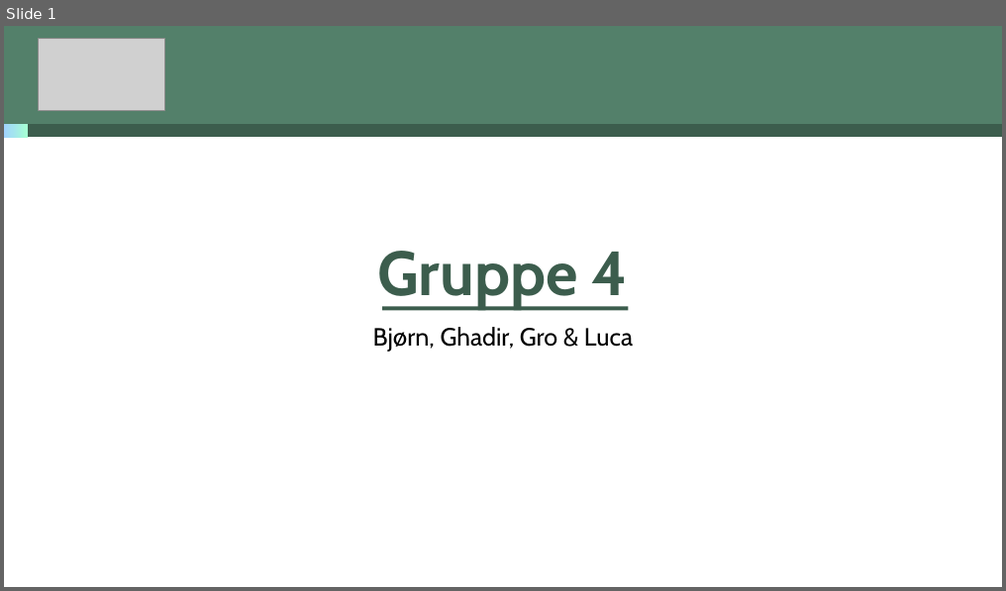
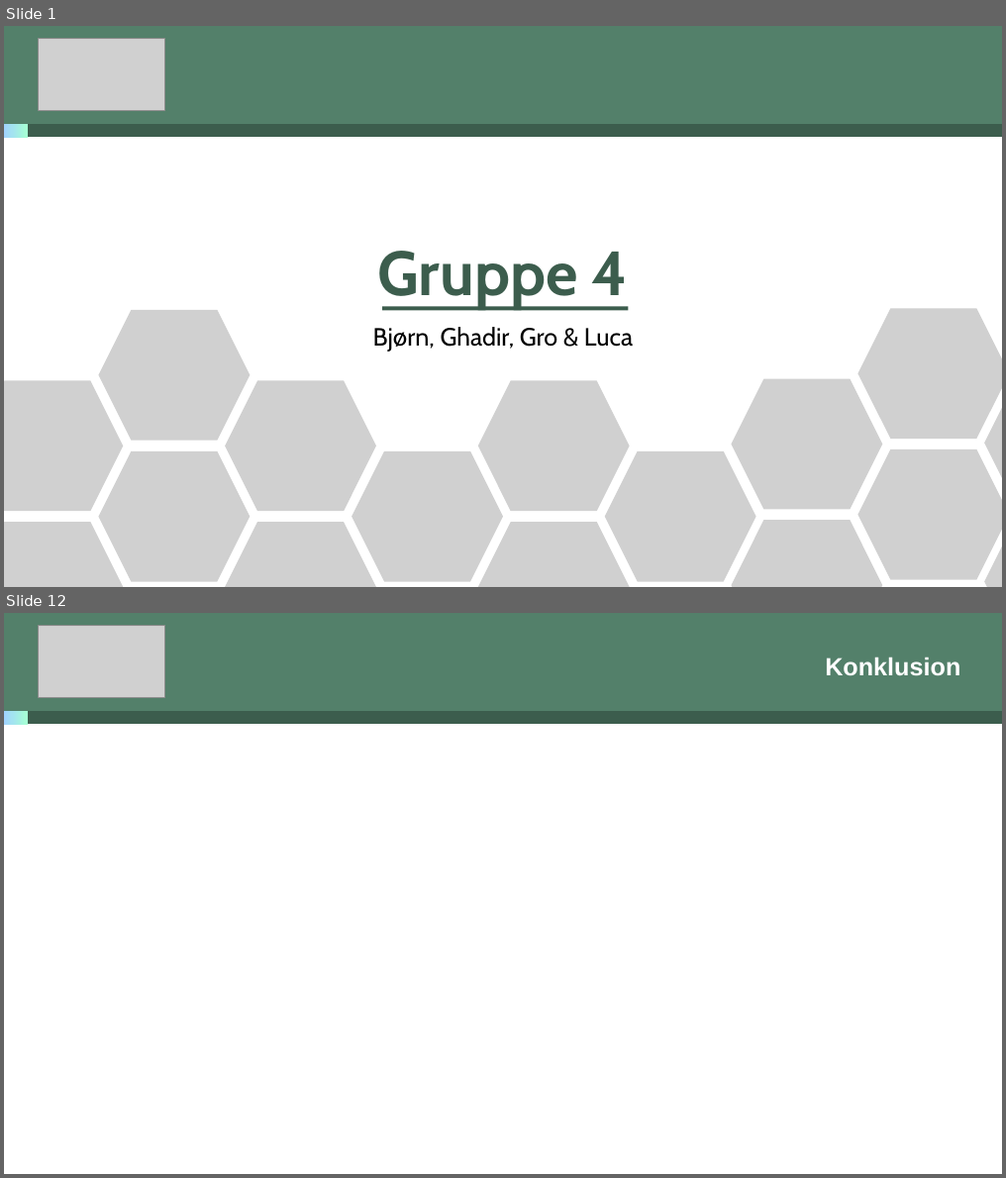
Before and after one commit to Lucaklaeoe/Sem-2-Eksamen, a slide deck: Fremlæggelse/Gruppe 4.pptx. Shown one above the other, each under a label of ours: slide 1 before the commit, slides 1 and 12 after it; the slides between them are not shown. The pictures are 1006x591 and 1006x1178 pixels, drawn with LibreOffice and Linux fonts; fonts in the diff are those of the drawing; grey boxes stand for pictures; background and template pictures are left out. Boxes give left, top, right and bottom in pixels: in the first picture for what was removed or moved away, otherwise in the second. Text is boxed around its words. In the diff, an @@ line names an element or a change of style, - is before the commit and + after.

```diff
--- a/Fremlæggelse/Gruppe 4.pptx
+++ b/Fremlæggelse/Gruppe 4.pptx
@@ slide 12 added at (x1=4, y1=613, x2=1002, y2=1174), background #FFFFFF @@
@@ rectangle added at (x1=4, y1=613, x2=1002, y2=711), fill #53806A @@
@@ picture added at (x1=38, y1=626, x2=165, y2=697) @@
@@ text added at (x1=825, y1=657, x2=960, y2=676), 24 pt, text #FFFFFF, bold @@
+Konklusion
@@ rectangle added at (x1=4, y1=711, x2=1002, y2=724), fill #3C5D4D @@
@@ rectangle added at (x1=4, y1=711, x2=27, y2=725), fill gradient #A1D3FF to #A6FFD4 @@
@@ slide 1 changed as well @@
@@ picture added at (x1=4, y1=308, x2=1002, y2=587) @@
```
Also in this commit, not shown: 1 other slide changed, 9 other slides added, 1 other file.
